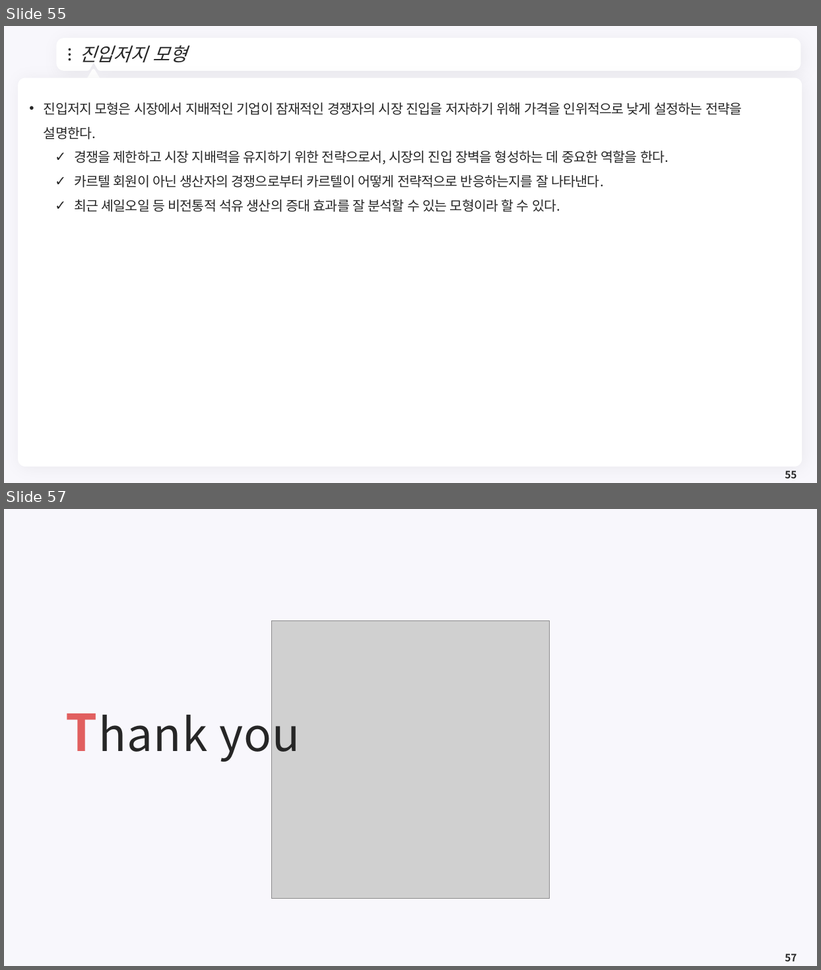
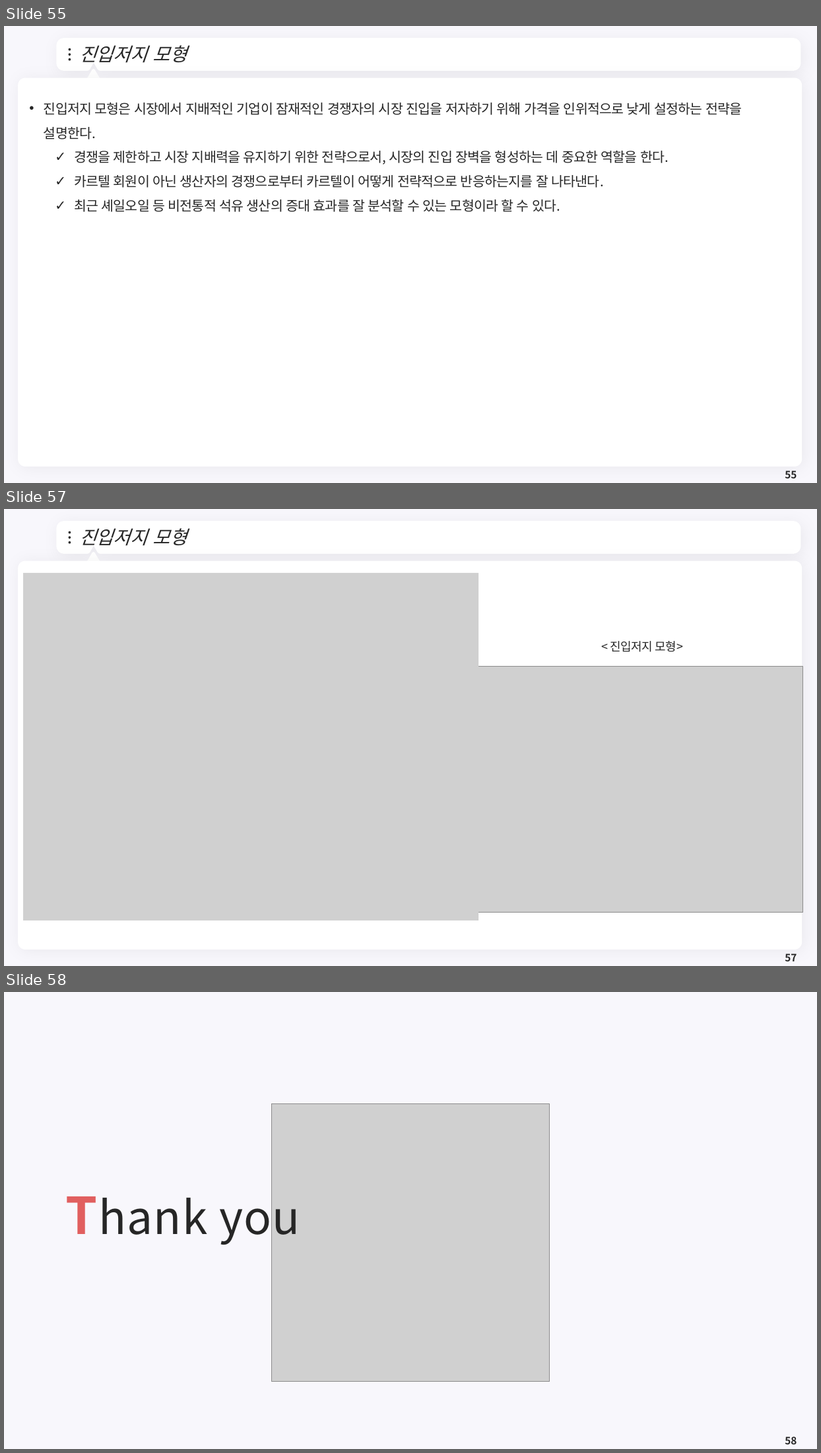
Before and after one commit to meandthey/Teaching, a slide deck: 에너지경제학/자원에너지경제학_Chapter_3 (석유).pptx. Shown one above the other, each under a label of ours: slides 55 and 57 before the commit, slides 55, 57 and 58 after it; the slides between them are not shown. The pictures are 821x970 and 821x1453 pixels, drawn with LibreOffice and Linux fonts; fonts in the diff are those of the drawing; grey boxes stand for pictures; background and template pictures are left out. Boxes give left, top, right and bottom in pixels: in the first picture for what was removed or moved away, otherwise in the second. Text is boxed around its words. In the diff, an @@ line names an element or a change of style, - is before the commit and + after.

```diff
--- a/에너지경제학/자원에너지경제학_Chapter_3 (석유).pptx
+++ b/에너지경제학/자원에너지경제학_Chapter_3 (석유).pptx
@@ slide 57 added at box(4, 509, 817, 966), background #F8F7FC; not listed: 7 template elements that a slide beside it also shows @@
@@ title added at box(79, 528, 187, 546), 22 pt, text #262626, italic @@
+진입저지 모형
@@ picture added at box(24, 573, 479, 921) @@
@@ text added at box(611, 641, 683, 652), 14 pt, text #262626 @@
+< 진입저지 모형>
@@ picture added at box(474, 666, 804, 913) @@
@@ page number added at box(785, 954, 797, 962), 12 pt, text #262626, bold @@
+57
@@ what was slide 57 is now slide 58 @@
@@ page number at box(785, 1437, 797, 1445): text changed @@
-57
+58
```
Also in this commit, not shown: 1 slide changed.
